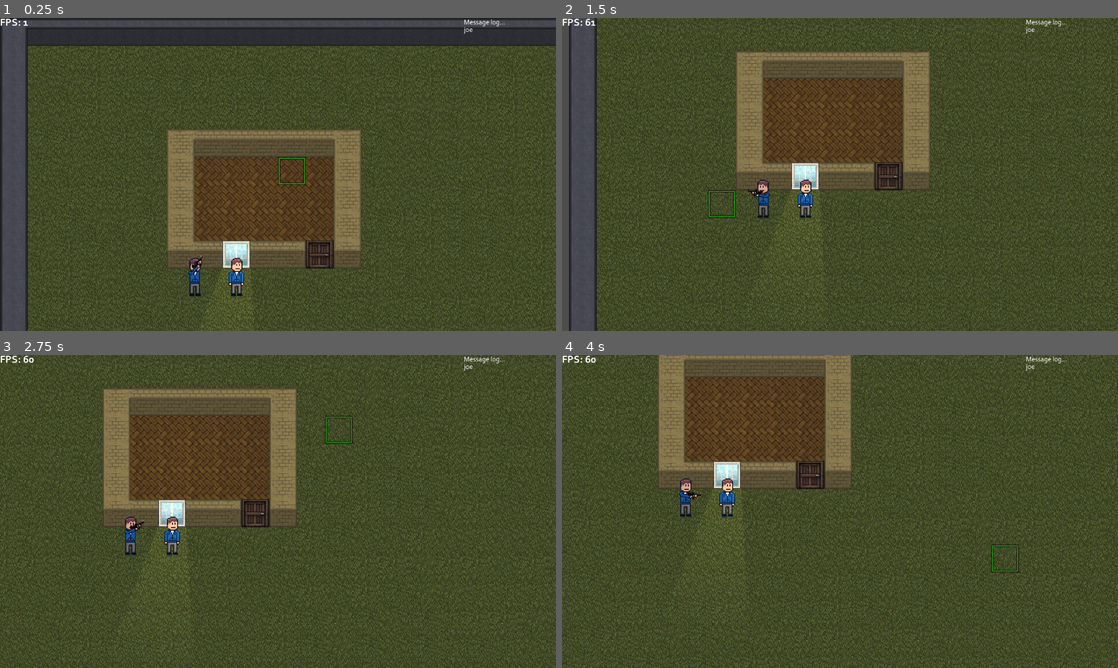
Above: before the commit, frames 1-4 (two rows, left to right).
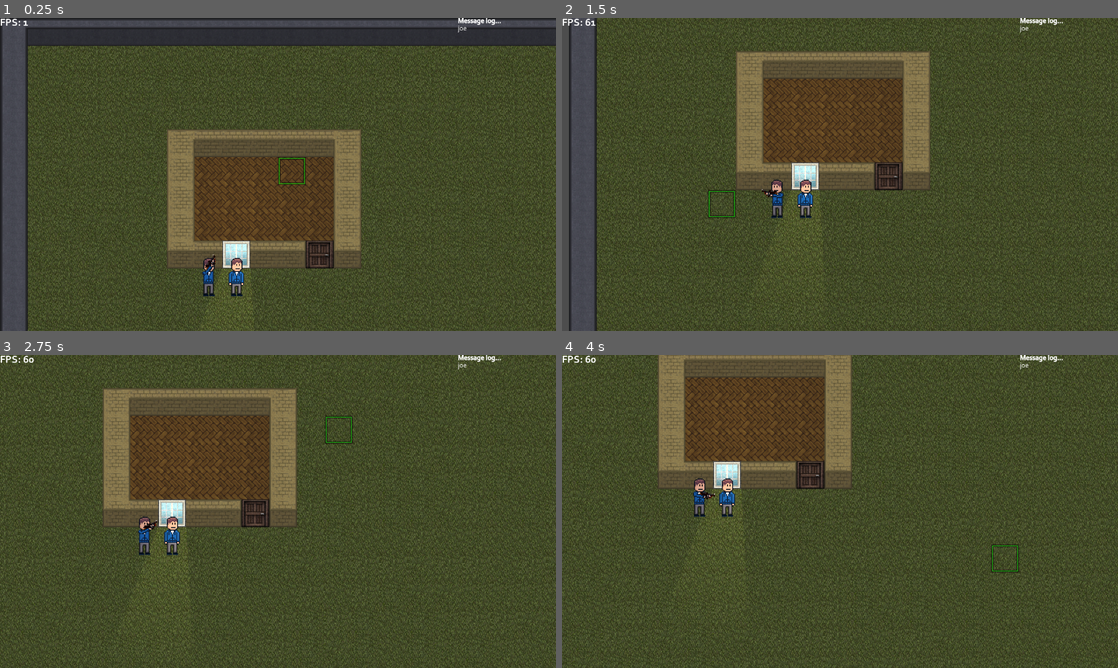
Above: after the commit, the same moments.

Repository: markverb1/ja4
Game: Godot game, scene res://scenes/viewport.tscn
The game is run twice, just before and just after one commit, with the same random seed, the same clock (stepped at 60 frames per second) and the same inputs.
Inputs (mouse positions are in pixels of both pictures, inside the frame that each line leads up to):
- Up to frame 1 (0.25 s): no input
- Up to frame 2 (1.5 s): tap Enter at 0.5 s; move the mouse to (962, 158) at 0.52 s; hold S (camera_down) 0.53-1.28 s; move the mouse to (728, 190) at 1.27 s; tap A (camera_left) at 1.35 s
- Up to frame 3 (2.75 s): tap Space at 2 s; move the mouse to (333, 442) at 2.02 s; hold D (camera_right) from 2.03 s (still down)
- Up to frame 4 (4 s): move the mouse to (812, 574) at 2.77 s; release D (camera_right) at 2.78 s; tap W (camera_up) at 2.85 s; tap Enter at 3.5 s; move the mouse to (1006, 558) at 3.52 s; hold S (camera_down) from 3.53 s (still down)

The runs differ from the first frame. In frame 1, 0.6% of the frame differs, in the area x 33-91%, y 0-89%; in frame 2, 0.6%, in the area x 33-91%, y 0-64%; in frame 3, 0.6%; in frame 4, 0.6%.

Commit message:
Summary (required)

Diff:
--- a/scenes/main.tscn
+++ b/scenes/main.tscn
@@ -70,6 +70,6 @@
 script = ExtResource("5_socsq")
 
 [node name="Merc" parent="." instance=ExtResource("7_gngct")]
-position = Vector2(224, 288)
+position = Vector2(240, 288)
 
 [connection signal="area_entered" from="Cursor/Area2D" to="Cursor" method="_on_area_entered"]
--- a/scenes/viewport.tscn
+++ b/scenes/viewport.tscn
@@ -50,11 +50,14 @@
 label_settings = SubResource("LabelSettings_c3ofi")
 
 [node name="RichTextLabel" type="RichTextLabel" parent="."]
-layout_mode = 0
-offset_left = 1068.0
-offset_top = 3.0
-offset_right = 1278.0
-offset_bottom = 704.0
+layout_mode = 1
+anchors_preset = 11
+anchor_left = 1.0
+anchor_right = 1.0
+anchor_bottom = 1.0
+offset_left = -226.0
+grow_horizontal = 0
+grow_vertical = 2
 bbcode_enabled = true
-text = "Message log..."
+text = "[b]Message log...[/b]"
 scroll_following = true
Not shown, changed: assets/audio/beep.ogg.import
Not shown, added: source/Arrow2.png.import
Not shown, added: source/dragunov.png.import
Not shown, added: source/guy.png.import
Not shown, added: source/guy/hand.png.import
Not shown, added: source/guy/head.png.import
Not shown, added: source/guy/joint.png.import
Not shown, added: source/guy/larm.png.import
Not shown, added: source/guy/lleg.png.import
Not shown, added: source/guy/main.png.import
Not shown, added: source/guy/rarm.png.import
Not shown, added: source/guy/rleg.png.import
